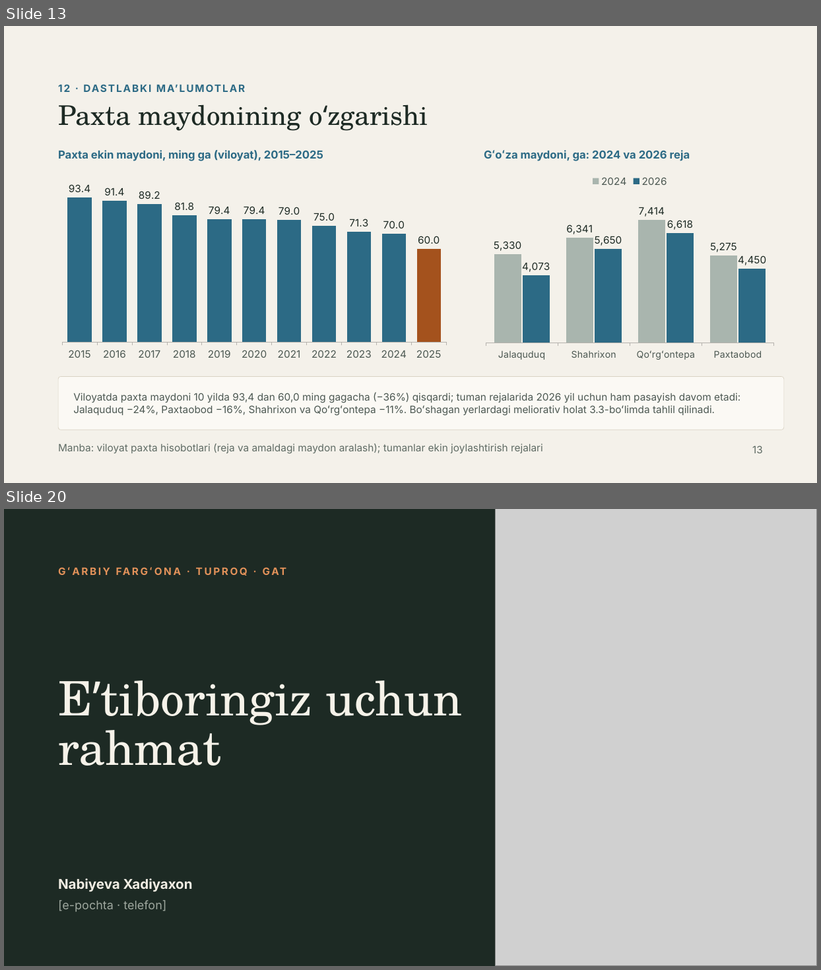
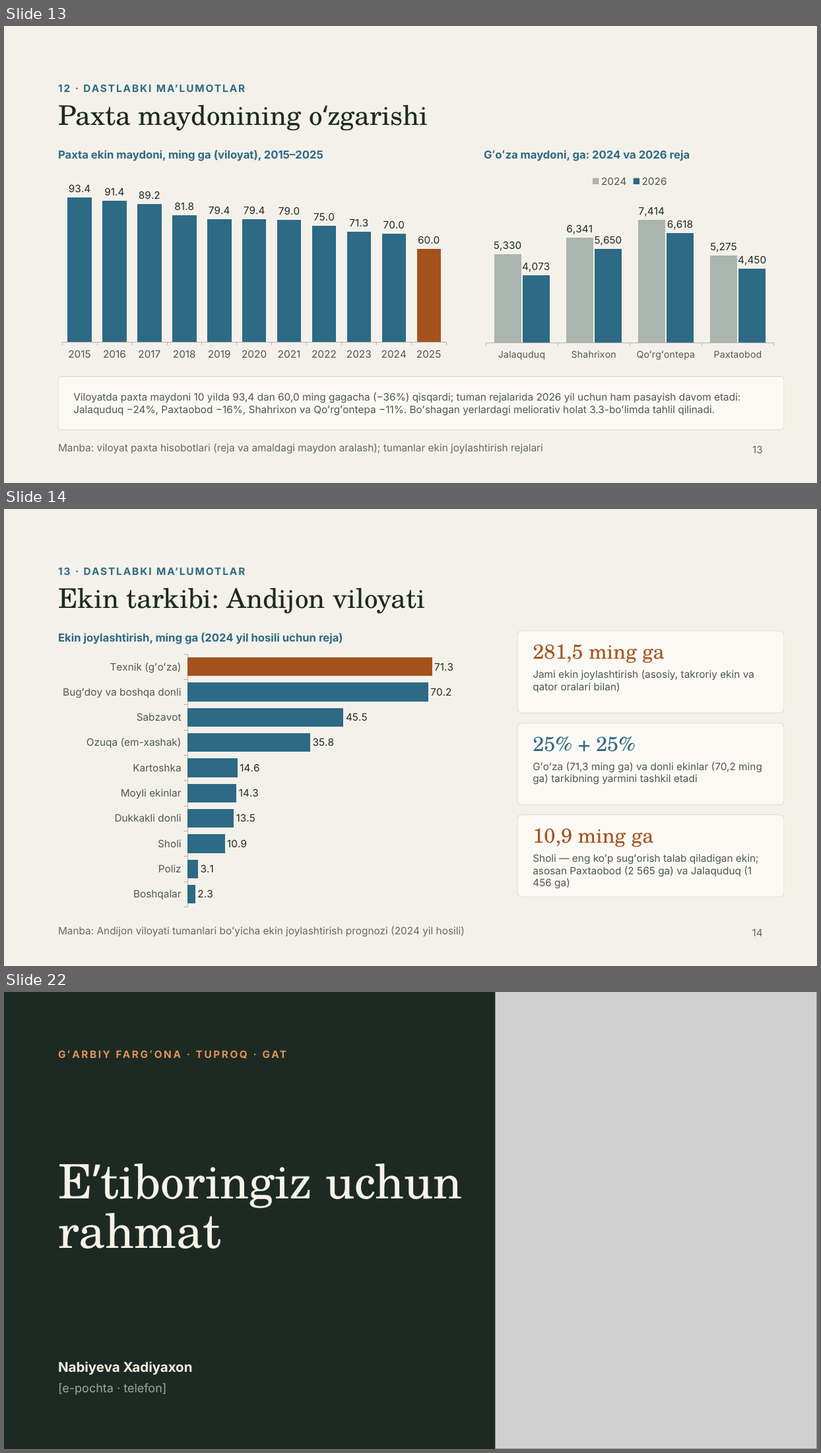
Before and after one commit to Rasuljon007/mirzohid-loyiha, a slide deck: Garbiy_Farg_ona_tuproqlari_GAT_asosida_bashoratlash.pptx. Shown one above the other, each under a label of ours: slides 13 and 20 before the commit, slides 13, 14 and 22 after it; the slides between them are not shown. The pictures are 821x970 and 821x1453 pixels, drawn with LibreOffice and Linux fonts; fonts in the diff are those of the drawing; grey boxes stand for pictures. Boxes give left, top, right and bottom in pixels: in the first picture for what was removed or moved away, otherwise in the second. Text is boxed around its words. In the diff, an @@ line names an element or a change of style, - is before the commit and + after.

```diff
--- a/Garbiy_Farg_ona_tuproqlari_GAT_asosida_bashoratlash.pptx
+++ b/Garbiy_Farg_ona_tuproqlari_GAT_asosida_bashoratlash.pptx
@@ slide 14 added at (4, 509, 817, 966), background #F4F1EA @@
@@ title added at (58, 588, 425, 614), 32 pt, text #1D2A24 @@
+Ekin tarkibi: Andijon viloyati
@@ text added at (58, 632, 343, 644), 13 pt, text #2C6A85, bold @@
+Ekin joylashtirish, ming ga (2024 yil hosili uchun reja)
@@ rounded rectangle added at (517, 631, 784, 714), fill #FBF9F4, outline #D9D2C3 0.5 pt @@
@@ text added at (533, 644, 664, 663), 24 pt, text #A4521D @@
+281,5 ming ga
@@ bar chart added at (54, 650, 488, 913) @@
+categories: Texnik (gʻoʻza), Bugʻdoy va boshqa donli, Sabzavot, Ozuqa (em-xashak), Kartoshka, Moyli ekinlar, Dukkakli donli, Sholi, Poliz, Boshqalar
+Series 1: 71.3, 70.2, 45.5, 35.8, 14.6, 14.3, 13.5, 10.9, 3.1, 2.3
@@ text added at (533, 670, 754, 692), 12 pt, text #4C5852 @@
+Jami ekin joylashtirish (asosiy, takroriy ekin va qator oralari bilan)
@@ rounded rectangle added at (517, 723, 784, 805), fill #FBF9F4, outline #D9D2C3 0.5 pt @@
@@ text added at (533, 736, 636, 752), 24 pt, text #2C6A85 @@
+25% + 25%
@@ text added at (533, 762, 762, 785), 12 pt, text #4C5852 @@
+Gʻoʻza (71,3 ming ga) va donli ekinlar (70,2 ming ga) tarkibning yarmini tashkil etadi
@@ text added at (236, 814, 255, 822), 12 pt, text #2C6A85, bold @@
+13 · DASTLABKI MAʼLUMOTLAR
@@ rounded rectangle added at (517, 815, 784, 898), fill #FBF9F4, outline #D9D2C3 0.5 pt @@
@@ text added at (533, 828, 654, 848), 24 pt, text #A4521D @@
+10,9 ming ga
@@ text added at (533, 854, 759, 889), 12 pt, text #4C5852 @@
+Sholi — eng koʻp sugʻorish talab qiladigan ekin; asosan Paxtaobod (2 565 ga) va Jalaquduq (1 456 ga)
@@ text added at (58, 926, 465, 937), 12 pt, text #5F6B64 @@
+Manba: Andijon viloyati tumanlari boʻyicha ekin joylashtirish prognozi (2024 yil hosili)
@@ text added at (752, 929, 763, 937), 12 pt, text #5F6B64 @@
+14
@@ what was slide 20 is now slide 22 @@
```
Also in this commit, not shown: 7 slides changed, 1 other slide added.
